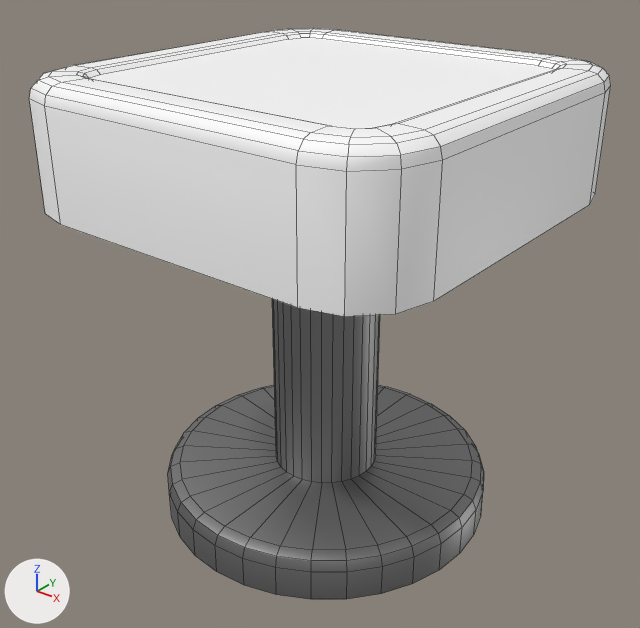
The FBX model Assets/[Models]/M_Table.fbx, before and after one commit.
Before and after are seen from a 50 mm lens placed at (1.224, -1.555, 1.577), pointed at (-0.004, -0.02, 0.625). Every picture has the same lights, and +X, +Y and +Z are marked at lower left. The older version comes first. Mesh edges are drawn as thin lines. Where no turn or scale is listed for an object, it has been applied to the vertices.

Names of what the first picture shows: 'table'.
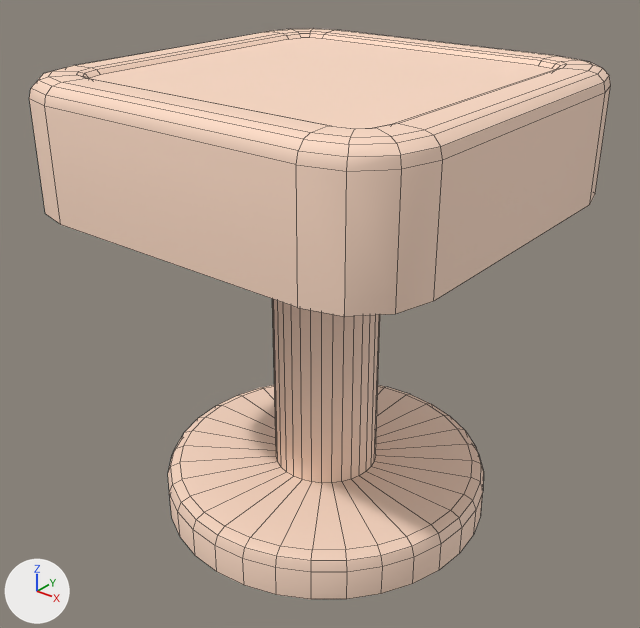
The newer file is also turned or shifted as a whole; pictures and numbers use the older file's frame.

What the commit changed:
Material 'wall' (mat_wall) is new.
Its base color is (1.0, 0.722, 0.57) (beige #ffddc7).
Its roughness is 0.682.
me_cylinder_001 has 320 vertices, 273 faces and spans x -0.5..0.5, y -0.5..0.5, z 0.09..1.215.
me_cylinder_001 is used by ob_table; location (0.0, 0.0, 0.0).
me_cylinder_001 part 1: all 113 faces that had it switch from mat_white (white #ffffff) to mat_wall (beige #ffddc7).
me_cylinder_001 part 2: all 160 faces that had it switch from mat_masa_alt (grey #9c9c9c) to mat_wall (beige #ffddc7).

What differs and where, as boxes [x1, y1, x2, y2] in the pictures (640 x 628 px):
part 1 of me_cylinder_001, recoloured (white to beige): [29, 28, 611, 317] in both
part 2 of me_cylinder_001, recoloured (grey to beige): [168, 299, 484, 599] in both
